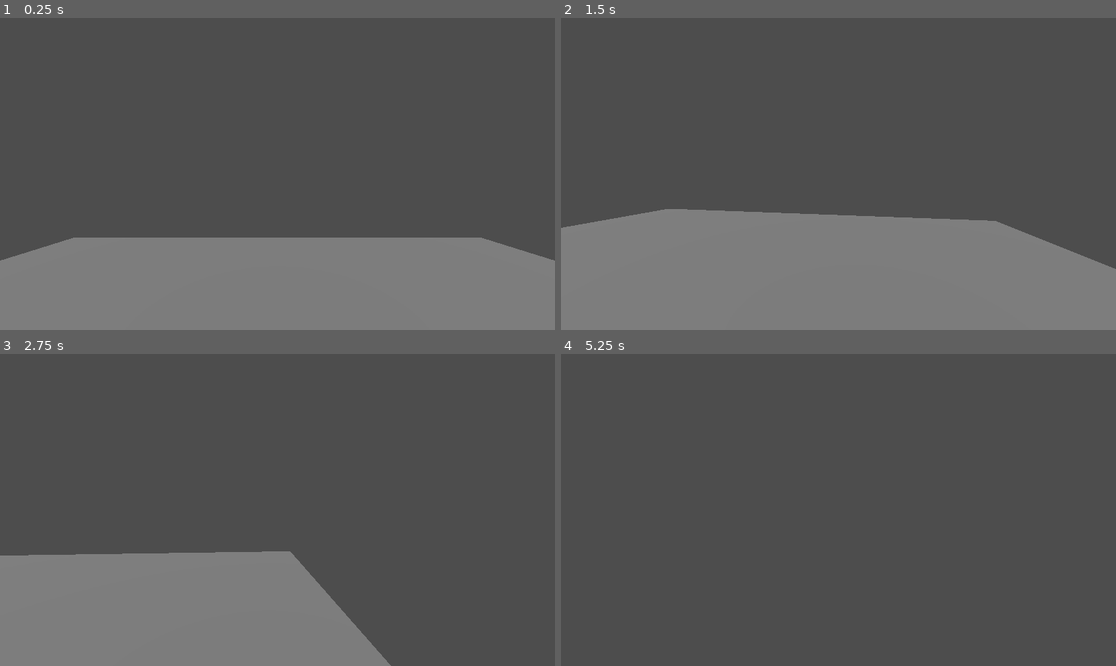
Above: before the commit, frames 1-4 (two rows, left to right).
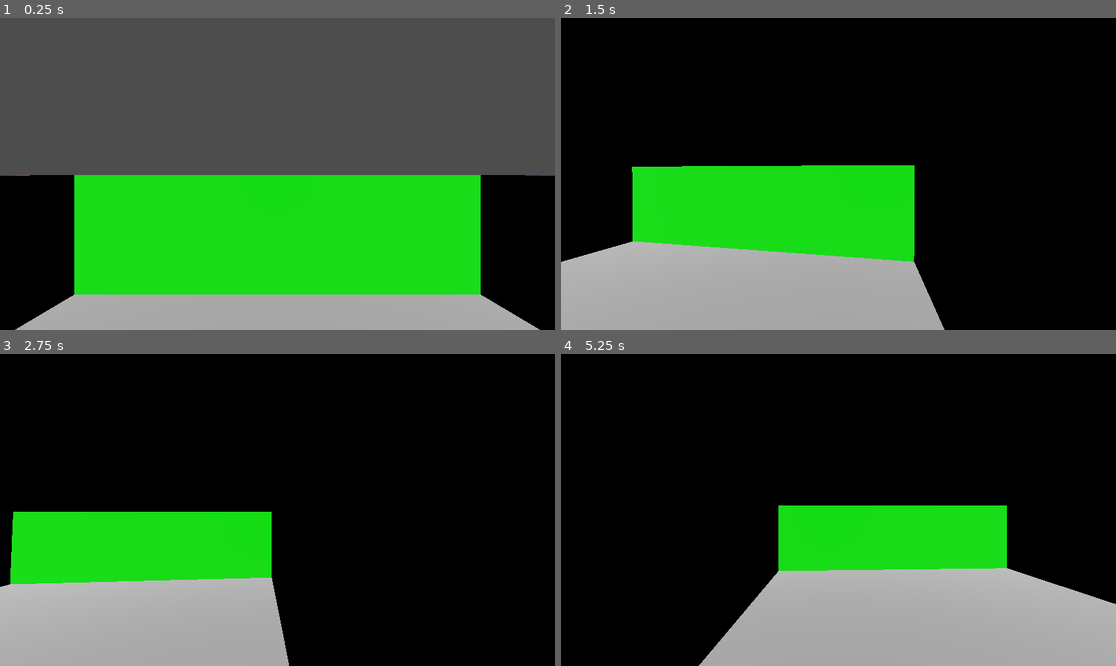
Above: after the commit, the same moments.

Repository: wtfpac/pcgdemo
Game: Godot game, scene res://scenes/main.tscn
Same seed, same stepped clock (60 frames per second), same inputs: the game is played once before the commit and once after it.
Inputs (mouse positions are in pixels of both pictures, inside the frame that each line leads up to):
- Up to frame 1 (0.25 s): no input
- Up to frame 2 (1.5 s): move the mouse to (866, 174) at 0.52 s; hold D (move_right) 0.53-1.28 s; tap W (move_foward) at 0.6, 1.35 s; move the mouse to (810, 174) at 1.27 s; hold S (move_back) from 1.28 s (still down)
- Up to frame 3 (2.75 s): move the mouse to (288, 503) at 2.02 s; release S (move_back) at 2.03 s; hold D (move_right) from 2.03 s (still down); tap W (move_foward) at 2.1 s
- Up to frame 4 (5.25 s): move the mouse to (832, 516) at 2.77 s; tap W (move_foward) every 0.75 s from 2.85 to 5.1 s; move the mouse to (877, 513) at 3.52 s; release D (move_right) at 3.53 s; hold A (move_left) 3.53-5.03 s; move the mouse to (794, 506) at 4.27 s; move the mouse to (844, 510) at 5.02 s; hold S (move_back) from 5.03 s (still down)

The runs differ from the first frame. In frame 1, 50% of the frame differs, in the area x 0-100%, y 50-100%; in frame 2, 100%, in the area x 0-100%, y 0-100%; in frame 3, 100%; in frame 4, 100%.

Commit message:
chore: remove floor da cena main, sala agora tem chão próprio

Diff:
--- a/scenes/main.tscn
+++ b/scenes/main.tscn
@@ -1,24 +1,12 @@
 [gd_scene format=3 uid="uid://cewolfh2es8g0"]
 
+[ext_resource type="Script" uid="uid://30xspfutaak1" path="res://scripts/main.gd" id="1_jyhfs"]
 [ext_resource type="PackedScene" uid="uid://difvafq5kbqja" path="res://scenes/player.tscn" id="1_o5qli"]
 [ext_resource type="Script" uid="uid://c83eiffp4t8xy" path="res://scripts/room_graph.gd" id="2_sugp2"]
 [ext_resource type="Script" uid="uid://c64rqphdxvxcb" path="res://scripts/room_spawner.gd" id="3_jyhfs"]
 
-[sub_resource type="BoxShape3D" id="BoxShape3D_sgp6g"]
-size = Vector3(20, 0.1, 20)
-
-[sub_resource type="BoxMesh" id="BoxMesh_0wfyh"]
-size = Vector3(20, 0.1, 20)
-
 [node name="Main" type="Node3D" unique_id=1533792587]
-
-[node name="floor" type="StaticBody3D" parent="." unique_id=880731700]
-
-[node name="CollisionShape3D" type="CollisionShape3D" parent="floor" unique_id=99228794]
-shape = SubResource("BoxShape3D_sgp6g")
-
-[node name="MeshInstance3D" type="MeshInstance3D" parent="floor" unique_id=1716082147]
-mesh = SubResource("BoxMesh_0wfyh")
+script = ExtResource("1_jyhfs")
 
 [node name="player" parent="." unique_id=565103772 instance=ExtResource("1_o5qli")]
 transform = Transform3D(1, 0, 0, 0, 1, 0, 0, 0, 1, 0, 2, 0)
--- a/scenes/room.tscn
+++ b/scenes/room.tscn
@@ -1,15 +1,6 @@
 [gd_scene format=3 uid="uid://1pnrvb3lfed2"]
 
-[sub_resource type="BoxShape3D" id="BoxShape3D_f1tnb"]
-size = Vector3(10, 3, 10)
-
-[sub_resource type="BoxMesh" id="BoxMesh_36trf"]
-size = Vector3(10, 3, 10)
+[ext_resource type="Script" uid="uid://dpl85o7tnoynq" path="res://scripts/room.gd" id="1_36trf"]
 
 [node name="room" type="StaticBody3D" unique_id=1002112106]
-
-[node name="CollisionShape3D" type="CollisionShape3D" parent="." unique_id=2058144784]
-shape = SubResource("BoxShape3D_f1tnb")
-
-[node name="MeshInstance3D" type="MeshInstance3D" parent="." unique_id=1227021638]
-mesh = SubResource("BoxMesh_36trf")
+script = ExtResource("1_36trf")
--- /dev/null
+++ b/scripts/main.gd
@@ -0,0 +1,15 @@
+extends Node3D
+
+@onready var room_graph = $RoomGraph #pega ref roomgraph e roomspawner
+@onready var room_spawner = $RoomSpawner #qtde salas geradas
+
+const NUM_ROOMS = 5 # 5 salas TESTE
+
+func _ready(): #qnd cena dar load, primeiro gera grafo com 5 salas, dps spawner isntancia salas no mundo c base grafo
+	room_graph.generate(NUM_ROOMS)
+	room_spawner.spawn_rooms(room_graph)
+	spawn_player()
+
+func spawn_player() -> void: #pega pos da sala id 0 e posiciona o player 2 und acima dela
+	var first_room_pos = room_spawner.placed_rooms[0]
+	$player.position = first_room_pos + Vector3(0, 2, 0)
--- a/scripts/player.gd
+++ b/scripts/player.gd
@@ -18,7 +18,7 @@
 func _physics_process(delta): ## roda cada frame fisico do jogo, delta = tempo entre frames
 	if not is_on_floor(): ## verifica se o jogador está no chao, se não, aplica gravidade
 		velocity.y -= 9.8 * delta
-	var input_dir = Input.get_vector("move_left", "move_right", "move_forward", "move_back") ##captura wasd
+	var input_dir = Input.get_vector("move_left", "move_right", "move_foward", "move_back") ##captura wasd
 	var direction = (transform.basis * Vector3(input_dir.x, 0, input_dir.y)).normalized() ##converte a direção do input para o espaço do jogador
 
 	if direction:
